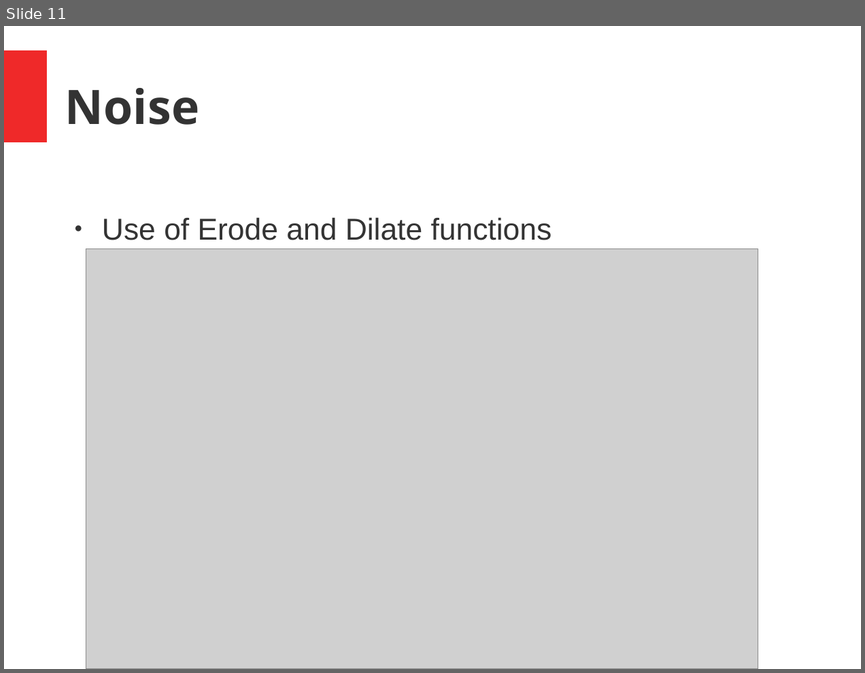
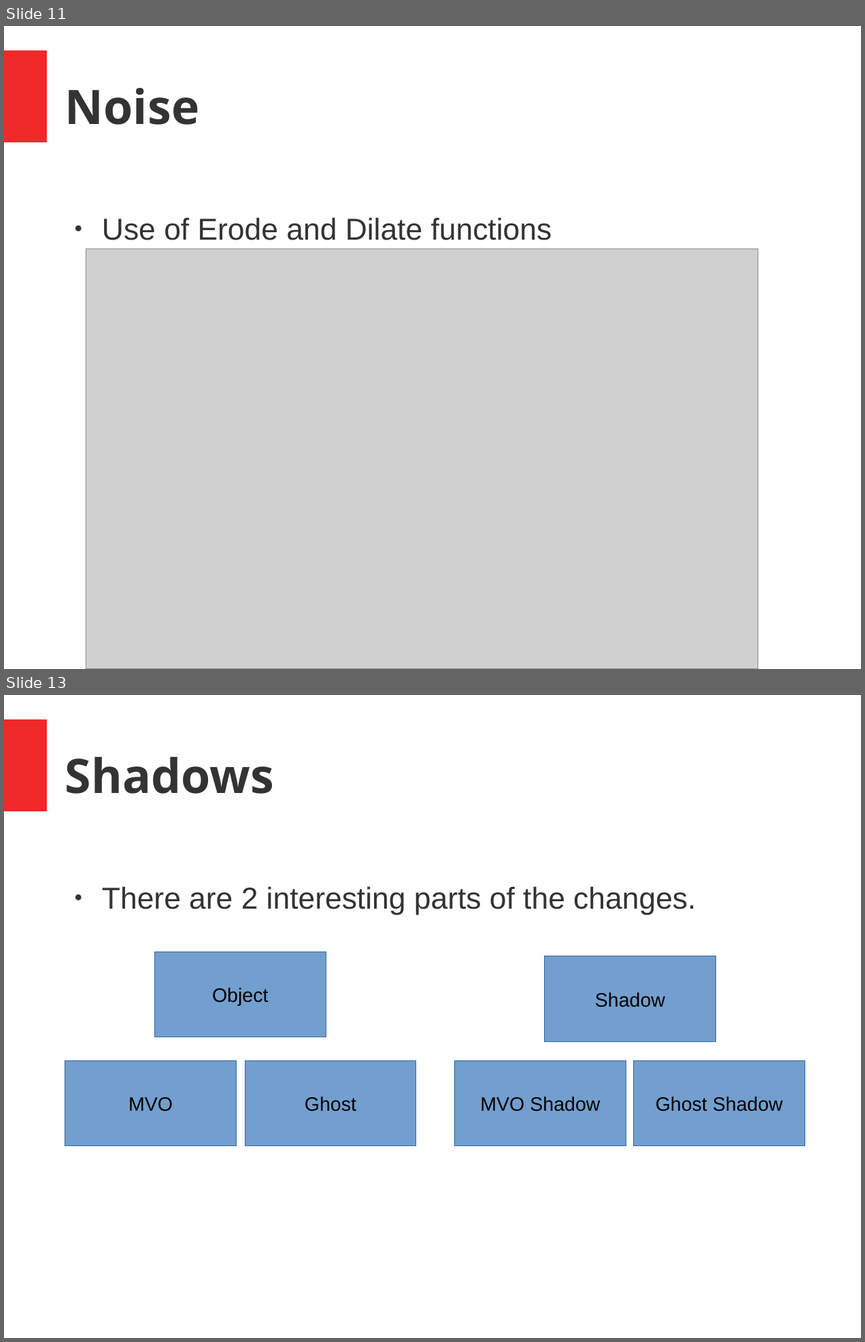
Before and after one commit to joseph-allen/MinsharaMask, a slide deck: SeminarJosephAllen.odp. Shown one above the other, each under a label of ours: slide 11 before the commit, slides 11 and 13 after it; the slides between them are not shown. The pictures are 865x673 and 865x1342 pixels, drawn with LibreOffice and Linux fonts; fonts in the diff are those of the drawing; grey boxes stand for pictures. Boxes give left, top, right and bottom in pixels: in the first picture for what was removed or moved away, otherwise in the second. Text is boxed around its words. In the diff, an @@ line names an element or a change of style, - is before the commit and + after.

```diff
--- a/SeminarJosephAllen.odp
+++ b/SeminarJosephAllen.odp
@@ slide 13 added at (4, 695, 861, 1338), background #FFFFFF; not listed: 1 template element that a slide beside it also shows @@
@@ title added at (65, 757, 274, 794), 44 pt, text #333333, bold @@
+Shadows
@@ text added at (102, 886, 696, 915), 28 pt, text #333333 @@
+● There are 2 interesting parts of the changes.
@@ rectangle added at (155, 951, 326, 1037), fill #729FCF, outline #3465A4 0 pt, 18 pt, text #000000 @@
+Object
@@ rectangle added at (545, 956, 715, 1042), fill #729FCF, outline #3465A4 0 pt, 18 pt, text #000000 @@
+Shadow
@@ rectangle added at (65, 1060, 237, 1146), fill #729FCF, outline #3465A4 0 pt, 18 pt, text #000000 @@
+MVO
@@ rectangle added at (245, 1060, 416, 1146), fill #729FCF, outline #3465A4 0 pt, 18 pt, text #000000 @@
+Ghost
@@ rectangle added at (455, 1060, 626, 1146), fill #729FCF, outline #3465A4 0 pt, 18 pt, text #000000 @@
+MVO Shadow
@@ rectangle added at (634, 1060, 805, 1146), fill #729FCF, outline #3465A4 0 pt, 18 pt, text #000000 @@
+Ghost Shadow
```
Also in this commit, not shown: 6 other slides added.
